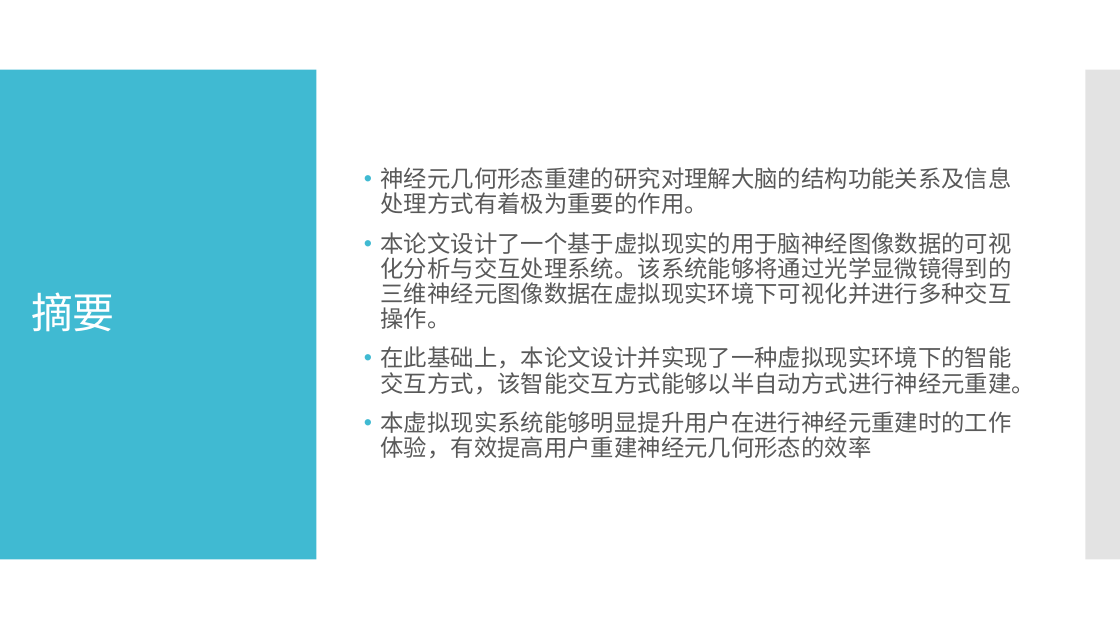
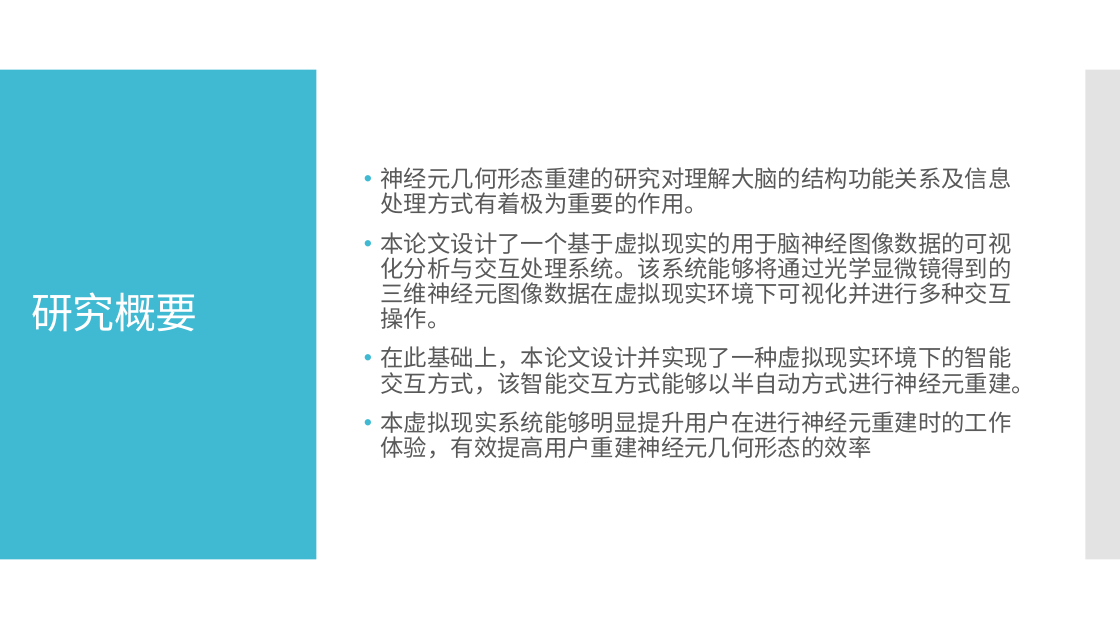
Before and after one commit to binWW/SchoolReport-Private-, a slide deck: slide 3 of 毕业论文/硕士毕业设计答辩.pptx. Drawn at 1120x630 pixels with LibreOffice and Linux fonts; fonts in the diff are those of the drawing. Boxes give left, top, right and bottom in pixels: in the first picture for what was removed or moved away, otherwise in the second. Text is boxed around its words. In the diff, an @@ line names an element or a change of style, - is before the commit and + after.

```diff
--- a/毕业论文/硕士毕业设计答辩.pptx
+++ b/毕业论文/硕士毕业设计答辩.pptx
@@ title at (32,292,198,332): text changed @@
-摘要
+研究概要
```
Also in this commit, not shown: 10 other slides changed, 5 slides added, 1 other file.
